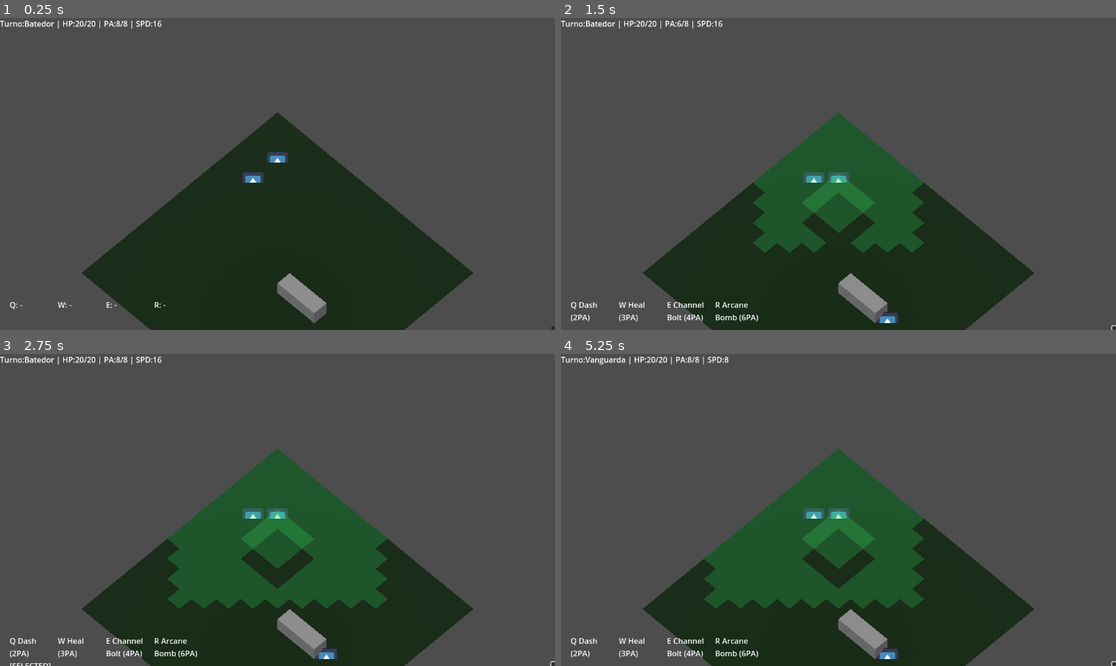
Above: before the commit, frames 1-4 (two rows, left to right).
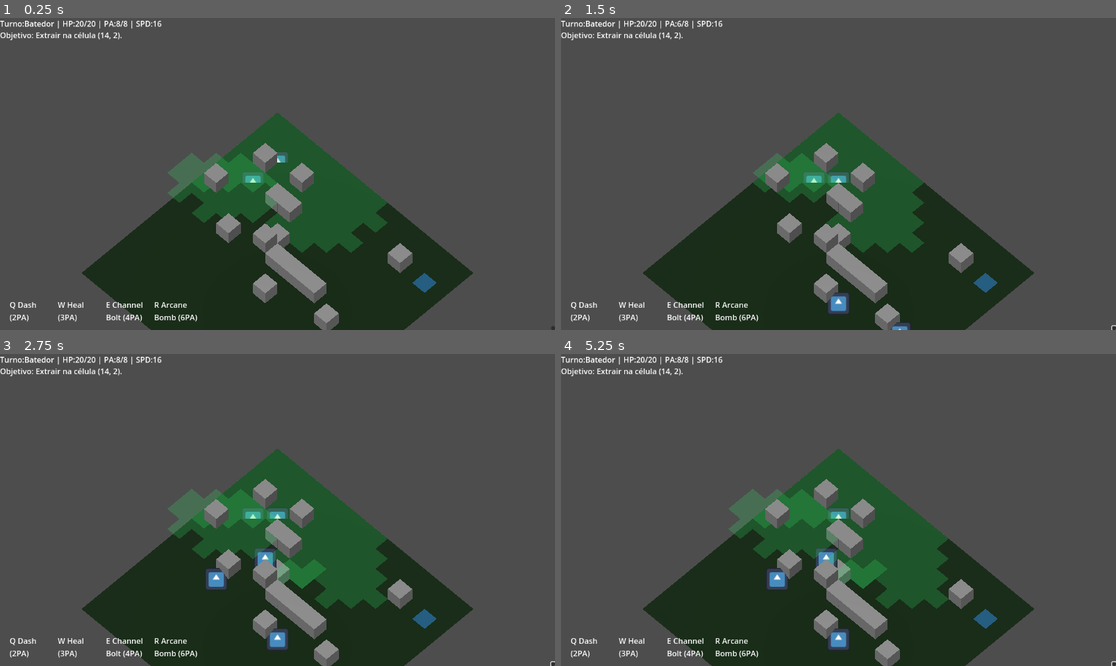
Above: after the commit, the same moments.

Repository: andrecc2507/JOGO
Game: Godot game, scene res://scene/main.tscn
Two runs of this game, one before a commit and one after it. Both use one fixed random seed, a clock stepped at 60 frames per second and the inputs below. The engine's default icon, where the game draws it, is replaced by a stand-in: a white triangle on a blue panel in a dark square.
Inputs (mouse positions are in pixels of both pictures, inside the frame that each line leads up to):
- Up to frame 1 (0.25 s): no input
- Up to frame 2 (1.5 s): click (1115, 326) at 0.5 s; tap Enter at 1.25 s; move the mouse to (960, 158) at 1.27 s; hold W from 1.28 s (still down); hold Alt from 1.28 s (still down); click (960, 158) at 1.42 s
- Up to frame 3 (2.75 s): tap Space at 2 s; move the mouse to (166, 525) at 2.02 s; release W at 2.03 s; release Alt at 2.03 s; tap Q at 2.1 s
- Up to frame 4 (5.25 s): tap Enter at 2.75, 4.25 s; move the mouse to (894, 441) at 2.77 s; hold W 2.78-4.28 s; tap E at 2.85 s; tap Space at 3.5, 5 s; move the mouse to (810, 572) at 3.52 s; tap R at 3.6 s; click (810, 572) at 3.67 s; move the mouse to (1005, 556) at 4.27 s; tap 0 at 4.35 s; move the mouse to (672, 463) at 5.02 s; tap Alt at 5.1 s

The runs differ from the first frame. In frame 1, 13% of the frame differs, in the area x 0-79%, y 4-100%; in frame 2, 7.7%; in frame 3, 10%; in frame 4, 12%.

Commit message:
Fix mission start ordering

Diff:
--- a/scene/main.tscn
+++ b/scene/main.tscn
@@ -38,8 +38,8 @@
 [node name="Tactical" type="Node3D" parent="."]
 script = ExtResource("1_wp4xf")
 unit_scene = ExtResource("2_brvut")
-map_w = null
-map_h = null
+map_w = 16
+map_h = 16
 
 [node name="Units" type="Node3D" parent="Tactical"]
 
@@ -66,6 +66,12 @@
 offset_bottom = 23.0
 text = "Turno . . ."
 
+[node name="ObjectiveLabel" type="Label" parent="UI"]
+offset_top = 24.0
+offset_right = 400.0
+offset_bottom = 48.0
+text = "Objetivo: ..."
+
 [node name="EndTurnButton" type="Button" parent="UI"]
 anchors_preset = 3
 anchor_left = 1.0
@@ -80,3 +86,41 @@
 [node name="AimLabel" type="Label" parent="UI"]
 offset_right = 40.0
 offset_bottom = 23.0
+
+[node name="ResultPanel" type="Panel" parent="UI"]
+anchors_preset = 8
+anchor_left = 0.5
+anchor_top = 0.5
+anchor_right = 0.5
+anchor_bottom = 0.5
+offset_left = -180.0
+offset_top = -90.0
+offset_right = 180.0
+offset_bottom = 90.0
+visible = false
+
+[node name="ResultLabel" type="Label" parent="UI/ResultPanel"]
+anchors_preset = 8
+anchor_left = 0.5
+anchor_top = 0.5
+anchor_right = 0.5
+anchor_bottom = 0.5
+offset_left = -160.0
+offset_top = -60.0
+offset_right = 160.0
+offset_bottom = 10.0
+horizontal_alignment = 1
+vertical_alignment = 1
+text = "Resultado"
+
+[node name="NextMissionButton" type="Button" parent="UI/ResultPanel"]
+anchors_preset = 8
+anchor_left = 0.5
+anchor_top = 0.5
+anchor_right = 0.5
+anchor_bottom = 0.5
+offset_left = -80.0
+offset_top = 30.0
+offset_right = 80.0
+offset_bottom = 70.0
+text = "Próxima Missão"
--- a/scripts/core/TimelineManager.gd
+++ b/scripts/core/TimelineManager.gd
@@ -19,6 +19,12 @@
 	_time[u] = 0.0
 	if _active == null:
 		_pick_next_active()
+
+func reset() -> void:
+	_units.clear()
+	_time.clear()
+	_active = null
+	activation_count = 0
 
 
 func unregister_unit(u: Unit) -> void:
--- a/scripts/tactical/mission_generator.gd
+++ b/scripts/tactical/mission_generator.gd
@@ -60,6 +60,7 @@
 	var e_spawn = [Vector2i(w - 3, h - 3), Vector2i(w - 4, h - 4), Vector2i(w - 3, h - 5)]
 
 	var extract_cell = Vector2i(w - 2, 2)
+	var defend_turns = rng.randi_range(4, 6)
 
 	return {
 		"heights": heights,
@@ -68,5 +69,6 @@
 		"player_spawns": p_spawn,
 		"enemy_spawns": e_spawn,
 		"extract_cell": extract_cell,
+		"defend_turns": defend_turns,
 		"seed": seed
 	}
--- a/scripts/tactical/tactical_controller.gd
+++ b/scripts/tactical/tactical_controller.gd
@@ -5,6 +5,7 @@
 const Damage := preload("res://scripts/tactical/damage.gd")
 const Abilities := preload("res://scripts/tactical/abilities.gd")
 const TacticalAI := preload("res://scripts/tactical/ai.gd")
+const MissionGenerator := preload("res://scripts/tactical/mission_generator.gd")
 
 enum ActionMode { MOVE, SHOOT, ABILITY }
 var action_mode: int = ActionMode.MOVE
@@ -19,10 +20,21 @@
 @onready var ui_label: Label = $"../UI/TurnLabel"
 @onready var aim_label: Label = $"../UI/AimLabel"
 @onready var end_turn_btn: Button = get_node_or_null("../UI/EndTurnButton")
+@onready var objective_label: Label = get_node_or_null("../UI/ObjectiveLabel")
+@onready var result_panel: Control = get_node_or_null("../UI/ResultPanel")
+@onready var result_label: Label = get_node_or_null("../UI/ResultPanel/ResultLabel")
+@onready var next_mission_btn: Button = get_node_or_null("../UI/ResultPanel/NextMissionButton")
 
 var grid: GridData
 var player_units: Array[Unit] = []
 var enemy_units: Array[Unit] = []
+var mission_data: Dictionary = {}
+var mission_objective: int = MissionGenerator.Objective.ELIMINATE
+var mission_extract_cell: Vector2i = Vector2i(-1, -1)
+var mission_defend_turns: int = 0
+var mission_defend_target_activation: int = 0
+var mission_seed: int = 0
+var mission_active: bool = false
 
 # Costs / tuning
 const MOVE_COST_PER_TILE := 1
@@ -39,6 +51,7 @@
 var reach_mm: MultiMesh
 var hover_tile: MeshInstance3D
 var cover_indicator: MeshInstance3D
+var extract_marker: MeshInstance3D
 
 # Obstacles visuals
 var obstacle_mesh := {} # Dictionary {Vector2i: MeshInstance3D}
@@ -74,14 +87,10 @@
 var _selected_ability: Dictionary = {}
 
 func _ready() -> void:
-	grid = GridData.new(map_w, map_h)
-	_build_test_map()
-	_spawn_test_units()
-
 	_ensure_visuals()
-	_rebuild_obstacles_visual()
 	_ensure_los_visuals()
 	_ensure_hotbar_ui()
+	_ensure_objective_marker()
 
 	# camera bounds
 	var camrig = get_node_or_null("../CameraRig")
@@ -92,60 +101,148 @@
 
 	if end_turn_btn:
 		end_turn_btn.pressed.connect(_on_end_turn_pressed)
-
-func _build_test_map() -> void:
-	for x in range(4, 7):
-		for y in range(4, 7):
-			grid.set_height(x, y, 2)
-
-	for x in range(9, 12):
-		grid.set_obstacle(x, 8, Damage.MatType.WOOD, 6)
-
-func _spawn_test_units() -> void:
+	if next_mission_btn:
+		next_mission_btn.pressed.connect(_on_next_mission_pressed)
+
+	_start_new_mission()
+
+func _start_new_mission() -> void:
+	_clear_current_mission()
+
+	var w = map_w if map_w != null and map_w > 0 else 16
+	var h = map_h if map_h != null and map_h > 0 else 16
+	map_w = w
+	map_h = h
+	grid = GridData.new(w, h)
+
+	mission_seed = randi()
+	mission_data = MissionGenerator.generate(mission_seed, w, h)
+	mission_objective = int(mission_data.get("objective", MissionGenerator.Objective.ELIMINATE))
+	mission_extract_cell = mission_data.get("extract_cell", Vector2i(-1, -1))
+	mission_defend_turns = int(mission_data.get("defend_turns", 0))
+
+	_build_map_from_mission()
+	_spawn_units_from_mission()
+
+	_update_objective_ui()
+	_update_extract_marker()
+
+	if result_panel:
+		result_panel.visible = false
+	mission_active = true
+	if timeline:
+		timeline.reset()
+		timeline.set_process(true)
+		for u in player_units + enemy_units:
+			timeline.register_unit(u)
+		mission_defend_target_activation = timeline.activation_count + mission_defend_turns
+	action_mode = ActionMode.MOVE
+	_selected_ability = {}
+
+	_rebuild_obstacles_visual()
+	_reach_cost = {}
+	_clear_aoe_preview()
+	_hide_los_visuals()
+
+	var camrig = get_node_or_null("../CameraRig")
+	if camrig and camrig.has_method("set_bounds"):
+		camrig.set_bounds(w, h, 1.0)
+
+func _clear_current_mission() -> void:
+	for u in player_units:
+		if is_instance_valid(u):
+			u.queue_free()
+	for e in enemy_units:
+		if is_instance_valid(e):
+			e.queue_free()
+	player_units.clear()
+	enemy_units.clear()
+
+	for k in obstacle_mesh.keys():
+		var m = obstacle_mesh[k]
+		if is_instance_valid(m):
+			m.queue_free()
+	obstacle_mesh.clear()
+
+	if extract_marker:
+		extract_marker.visible = false
+
+	_reach_cost = {}
+	_clear_aoe_preview()
+	_hide_los_visuals()
+	mission_active = false
+
+func _build_map_from_mission() -> void:
+	var heights: Dictionary = mission_data.get("heights", {})
+	for cell in heights.keys():
+		var z = int(heights[cell])
+		grid.set_height(cell.x, cell.y, z)
+
+	var obstacles: Array = mission_data.get("obstacles", [])
+	for ob in obstacles:
+		var cell = ob.get("cell", Vector2i.ZERO)
+		var mat = int(ob.get("mat", Damage.MatType.WOOD))
+		var hp = int(ob.get("hp", 6))
+		grid.set_obstacle(cell.x, cell.y, mat, hp)
+
+func _spawn_units_from_mission() -> void:
 	if unit_scene == null:
 		push_error("unit_scene não setado no TacticalController")
 		return
 
-	var p1: Unit = unit_scene.instantiate()
-	p1.unit_name = "Batedor"
-	p1.team = 0
-	p1.dex = 12
-	p1.agi = 14
-	p1.def = 8
-	p1.speed = 16
-	p1.abilities = Abilities.default_kit()
-	_add_unit(p1, Vector2i(2, 2))
-
-	var p2: Unit = unit_scene.instantiate()
-	p2.unit_name = "Vanguarda"
-	p2.team = 0
-	p2.dex = 8
-	p2.agi = 8
-	p2.def = 14
-	p2.speed = 8
-	p2.abilities = Abilities.default_kit()
-	_add_unit(p2, Vector2i(2, 4))
-
-	var e1: Unit = unit_scene.instantiate()
-	e1.unit_name = "Monstro"
-	e1.team = 1
-	e1.dex = 10
-	e1.agi = 10
-	e1.def = 10
-	e1.speed = 10
-	_add_unit(e1, Vector2i(12, 12))
+	var player_spawns: Array = mission_data.get("player_spawns", [])
+	var enemy_spawns: Array = mission_data.get("enemy_spawns", [])
+
+	for i in range(player_spawns.size()):
+		var cell: Vector2i = player_spawns[i]
+		var u := _make_player_unit(i)
+		_add_unit(u, cell)
+
+	for i in range(enemy_spawns.size()):
+		var ecell: Vector2i = enemy_spawns[i]
+		var e := _make_enemy_unit(i)
+		_add_unit(e, ecell)
+
+func _make_player_unit(idx: int) -> Unit:
+	var u: Unit = unit_scene.instantiate()
+	if idx == 0:
+		u.unit_name = "Batedor"
+		u.dex = 12
+		u.agi = 14
+		u.def = 8
+		u.speed = 16
+	else:
+		u.unit_name = "Vanguarda"
+		u.dex = 8
+		u.agi = 8
+		u.def = 14
+		u.speed = 8
+	u.team = 0
+	u.abilities = Abilities.default_kit()
+	return u
+
+func _make_enemy_unit(idx: int) -> Unit:
+	var u: Unit = unit_scene.instantiate()
+	u.unit_name = "Monstro %d" % (idx + 1)
+	u.team = 1
+	u.dex = 10
+	u.agi = 10
+	u.def = 10
+	u.speed = 10
+	return u
 
 func _add_unit(u: Unit, c: Vector2i) -> void:
 	u.cell = c
 	u.position = grid.cell_to_world(c.x, c.y)
 	units_root.add_child(u)
-	timeline.register_unit(u)
 	if u.team == 0:
 		player_units.append(u)
 	else:
 		enemy_units.append(u)
 
 func _on_active_unit_changed(u: Unit) -> void:
+	if not mission_active:
+		return
 	_snap_hold_cell = Vector2i(-999, -999)
 	_snap_hold_time = 0.0
 	_enemy_acted_for_turn = false
@@ -171,7 +268,11 @@
 	if camrig and camrig.has_method("center_on_world"):
 		camrig.center_on_world(u.global_position)
 
+	_check_mission_status()
+
 func _process(delta: float) -> void:
+	if not mission_active:
+		return
 	var act: Unit = timeline.get_active_unit()
 
 	if end_turn_btn:
@@ -193,6 +294,7 @@
 		if not _enemy_acted_for_turn:
 			_enemy_acted_for_turn = true
 			_tactical_ai.take_turn(self, act)
+			_check_mission_status()
 		return
 
 	# Resolve cast if any (1-turn cast resolves on next activation)
@@ -250,6 +352,8 @@
 		_refresh_ui(act, Vector2i(-999, -999), null, null)
 
 func _unhandled_input(event: InputEvent) -> void:
+	if not mission_active:
+		return
 	var act: Unit = timeline.get_active_unit()
 	if act == null or act.team != 0:
 		return
@@ -428,6 +532,7 @@
 func _after_player_action(act: Unit) -> void:
 	_reach_cost = Pathfinding.reachable_with_pa(grid, act.cell, act.pa)
 	_build_reach_overlay(_reach_cost)
+	_check_mission_status()
 
 # ---------------- UI ----------------
 
@@ -503,6 +608,33 @@
 	ui_label.text = "%s | Mover:%dPA | %s" % [base, move_cost, cover_txt]
 	aim_label.text = shot_txt
 
+func _update_objective_ui() -> void:
+	if objective_label == null:
+		return
+	objective_label.text = _mission_objective_text()
+
+func _mission_objective_text() -> String:
+	match mission_objective:
+		MissionGenerator.Objective.ELIMINATE:
+			return "Objetivo: Eliminar todos os inimigos."
+		MissionGenerator.Objective.EXTRACT:
+			return "Objetivo: Extrair na célula (%d, %d)." % [mission_extract_cell.x, mission_extract_cell.y]
+		MissionGenerator.Objective.DEFEND:
+			return "Objetivo: Defender por %d turnos." % mission_defend_turns
+		_:
+			return "Objetivo: ..."
+
+func _set_result_panel(visible: bool, title: String, detail: String = "") -> void:
+	if result_panel:
+		result_panel.visible = visible
+	if result_label:
+		if detail.is_empty():
+			result_label.text = title
+		else:
+			result_label.text = "%s\n%s" % [title, detail]
+	if next_mission_btn:
+		next_mission_btn.disabled = not visible
+
 # ---------------- Raycast ----------------
 
 func _raycast_to_board():
@@ -683,6 +815,41 @@
 		blocker_tile.visible = false
 	if blocker_ghost:
 		blocker_ghost.visible = false
+
+# ---------------- Objective marker ----------------
+
+func _ensure_objective_marker() -> void:
+	if extract_marker:
+		return
+	extract_marker = MeshInstance3D.new()
+	add_child(extract_marker)
+	var quad := QuadMesh.new()
+	quad.size = Vector2(1.0, 1.0)
+	extract_marker.mesh = quad
+	extract_marker.rotation = Vector3(-PI/2, 0, 0)
+	var mat := StandardMaterial3D.new()
+	mat.shading_mode = BaseMaterial3D.SHADING_MODE_UNSHADED
+	mat.transparency = BaseMaterial3D.TRANSPARENCY_ALPHA
+	mat.albedo_color = Color(0.2, 0.6, 1.0, 0.45)
+	extract_marker.material_override = mat
+	extract_marker.visible = false
+
+func _update_extract_marker() -> void:
+	if extract_marker == null:
+		return
+	if mission_objective != MissionGenerator.Objective.EXTRACT:
+		extract_marker.visible = false
+		return
+	if grid == null:
+		extract_marker.visible = false
+		return
+	var c = mission_extract_cell
+	if not grid.in_bounds(c.x, c.y):
+		extract_marker.visible = false
+		return
+	var wpos = grid.cell_to_world(c.x, c.y)
+	extract_marker.global_position = wpos + Vector3(0, 0.02, 0)
+	extract_marker.visible = true
 
 func _first_blocker_cell(pts: Array[Vector2i]):
 	if pts.size() <= 2:
@@ -1018,6 +1185,56 @@
 		timeline.unregister_unit(u)
 
 	u.queue_free()
+	_check_mission_status()
+
+# ---------------- Mission results ----------------
+
+func _check_mission_status() -> void:
+	if not mission_active:
+		return
+	if player_units.is_empty():
+		_handle_defeat("Todos os aliados foram derrotados.")
+		return
+
+	match mission_objective:
+		MissionGenerator.Objective.ELIMINATE:
+			if enemy_units.is_empty():
+				_handle_victory("Inimigos eliminados.")
+		MissionGenerator.Objective.EXTRACT:
+			for u in player_units:
+				if u.cell == mission_extract_cell:
+					_handle_victory("Extração alcançada.")
+					return
+		MissionGenerator.Objective.DEFEND:
+			if timeline != null and timeline.activation_count >= mission_defend_target_activation:
+				_handle_victory("Defesa concluída.")
+				return
+			if enemy_units.is_empty():
+				_handle_victory("Inimigos eliminados.")
+				return
+
+func _handle_victory(reason: String) -> void:
+	if not mission_active:
+		return
+	mission_active = false
+	if timeline:
+		timeline.set_process(false)
+	if end_turn_btn:
+		end_turn_btn.disabled = true
+	_set_result_panel(true, "Vitória!", reason)
+
+func _handle_defeat(reason: String) -> void:
+	if not mission_active:
+		return
+	mission_active = false
+	if timeline:
+		timeline.set_process(false)
+	if end_turn_btn:
+		end_turn_btn.disabled = true
+	_set_result_panel(true, "Derrota", reason)
+
+func _on_next_mission_pressed() -> void:
+	_start_new_mission()
 
 # ---------------- Misc helpers ----------------
 
